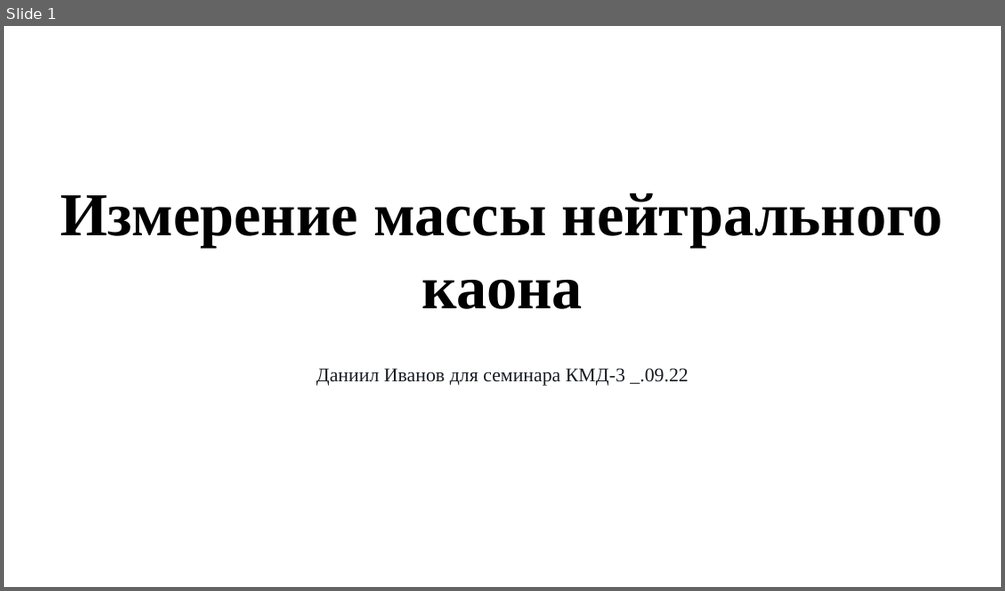
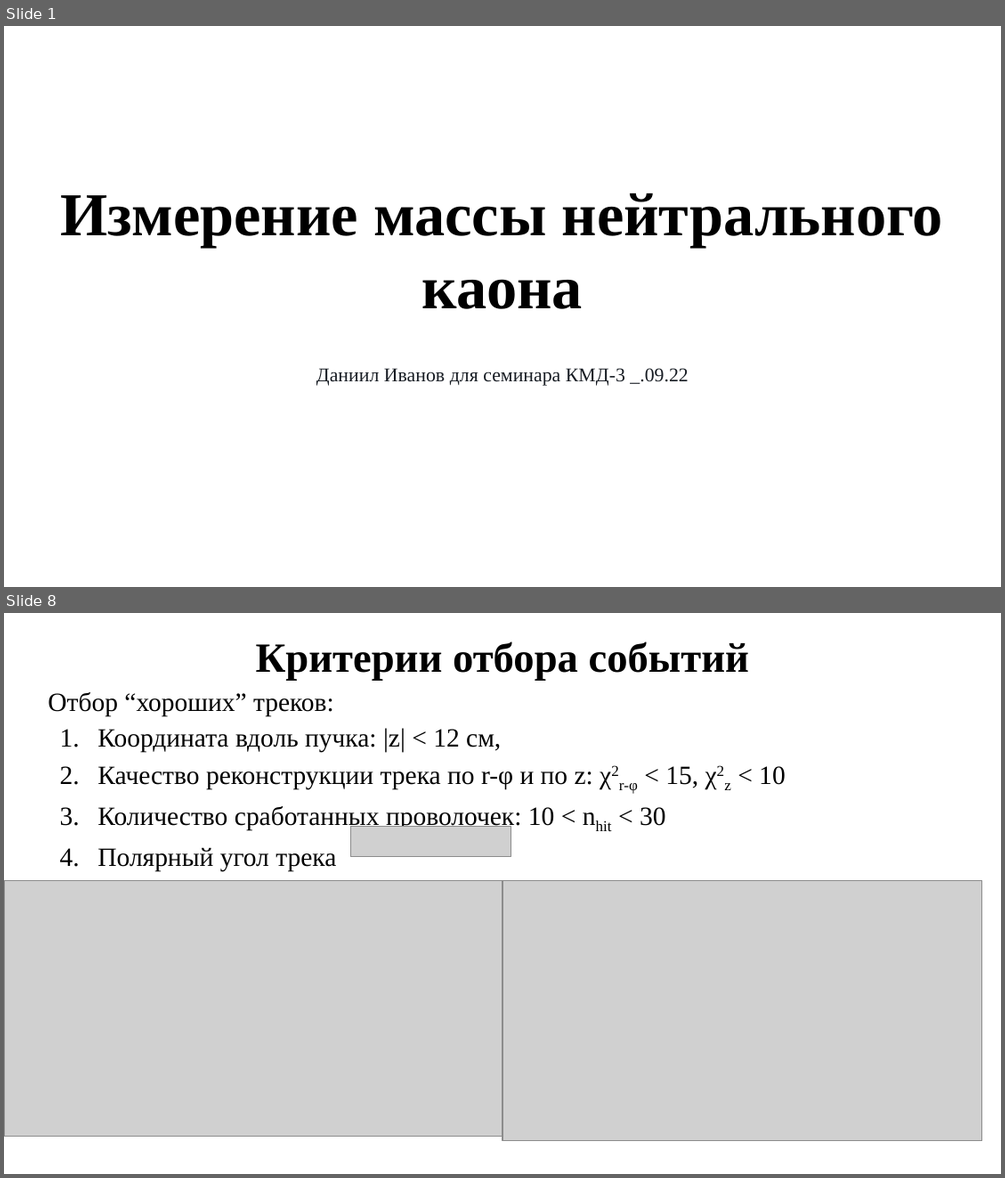
Before and after one commit to AliensWithdrawPeople/KaonMassMeasure, a slide deck: presentation and text/Семинар КМД.pptx. Shown one above the other, each under a label of ours: slide 1 before the commit, slides 1 and 8 after it; the slides between them are not shown. The pictures are 1005x591 and 1005x1178 pixels, drawn with LibreOffice and Linux fonts; fonts in the diff are those of the drawing; grey boxes stand for pictures. Boxes give left, top, right and bottom in pixels: in the first picture for what was removed or moved away, otherwise in the second. Text is boxed around its words. In the diff, an @@ line names an element or a change of style, - is before the commit and + after.

```diff
--- a/presentation and text/Семинар КМД.pptx
+++ b/presentation and text/Семинар КМД.pptx
@@ slide 8 added at (4, 613, 1001, 1174), background #FFFFFF @@
@@ title added at (256, 641, 749, 681), 30 pt, text #000000, bold @@
+Критерии отбора событий
@@ text added at (48, 692, 785, 871), 19 pt, text #000000 @@
+Отбор “хороших” треков:
+1. Координата вдоль пучка: |z| < 12 см,
+2. ‌Качество реконструкции трека по r-φ и по z: χ2r-φ < 15, χ2z < 10
+3. ‌Количество сработанных проволочек: 10 < nhit < 30
+4. Полярный угол трека
@@ picture added at (351, 827, 511, 857) @@
@@ picture added at (4, 881, 502, 1136) @@
@@ picture added at (502, 881, 982, 1142) @@
```
Also in this commit, not shown: 4 slides changed, 12 other slides added, 1 slide removed.
